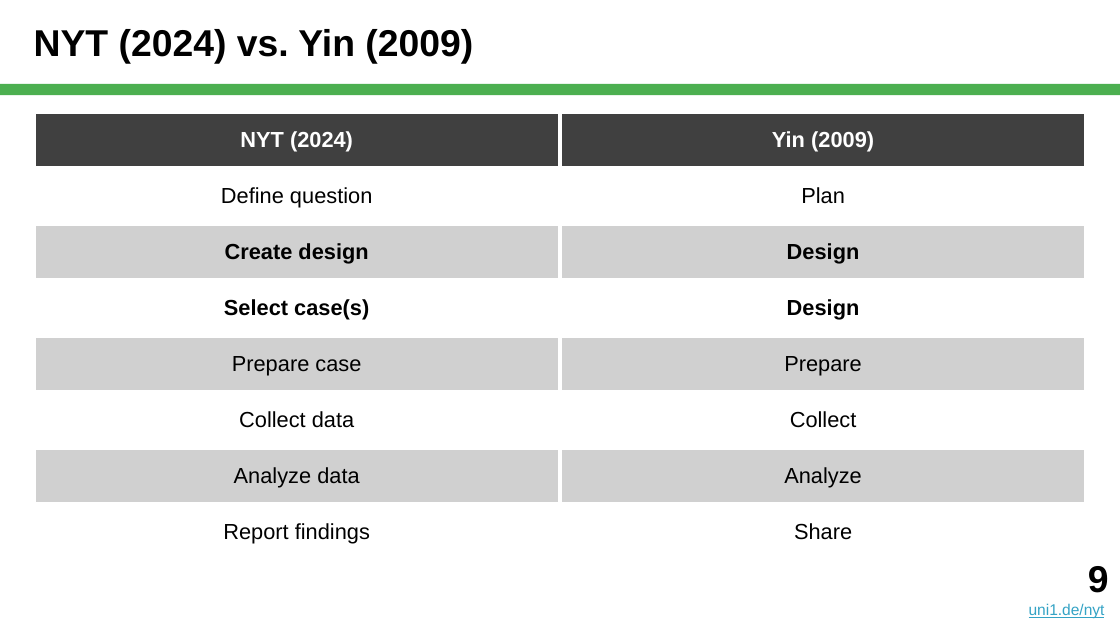
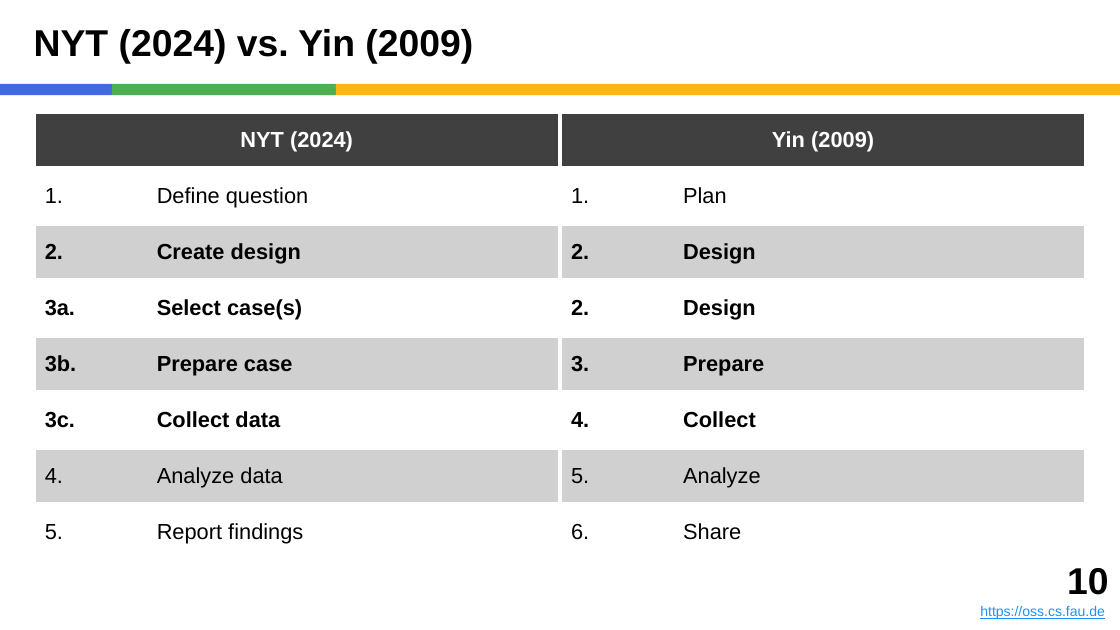
Before and after one commit to dirkriehle/nyt-course, a slide deck: slide 10 of Lecture slides/NYT C05 - Case Study Research.pptx (slide 9 before the commit). Drawn at 1120x630 pixels with LibreOffice and Linux fonts; fonts in the diff are those of the drawing. Boxes give left, top, right and bottom in pixels: in the first picture for what was removed or moved away, otherwise in the second. Text is boxed around its words. In the diff, an @@ line names an element or a change of style, - is before the commit and + after.

```diff
--- a/Lecture slides/NYT C05 - Case Study Research.pptx
+++ b/Lecture slides/NYT C05 - Case Study Research.pptx
@@ rectangle added at (0, 84, 112, 95), fill #4169E1 @@
@@ rectangle added at (112, 84, 336, 95), fill #4CAF50 @@
@@ rectangle: place and size @@
-rectangle at (0, 84, 1120, 95)
+rectangle at (336, 84, 1120, 95)
@@ rectangle at (336, 84, 1120, 95): fill #4CAF50 to #FEB612 @@
@@ table at (34, 112, 1086, 548) @@
-row 2, column 1: Define question
+row 2, column 1: 1. Define question
-row 2, column 2: Plan
+row 2, column 2: 1. Plan
-row 3, column 1: Create design
+row 3, column 1: 2. Create design
-row 3, column 2: Design
+row 3, column 2: 2. Design
-row 4, column 1: Select case(s)
+row 4, column 1: 3a. Select case(s)
-row 4, column 2: Design
+row 4, column 2: 2. Design
-row 5, column 1: Prepare case
+row 5, column 1: 3b. Prepare case
-row 5, column 2: Prepare
+row 5, column 2: 3. Prepare
-row 6, column 1: Collect data
+row 6, column 1: 3c. Collect data
-row 6, column 2: Collect
+row 6, column 2: 4. Collect
-row 7, column 1: Analyze data
+row 7, column 1: 4. Analyze data
-row 7, column 2: Analyze
+row 7, column 2: 5. Analyze
-row 8, column 1: Report findings
+row 8, column 1: 5. Report findings
-row 8, column 2: Share
+row 8, column 2: 6. Share
@@ text added at (980, 568, 1108, 619), 9 pt, text #1E90FF, underline @@
+10
+https://oss.cs.fau.de
@@ text removed at (1029, 566, 1109, 619) @@
-9
-uni1.de/nyt
```
Also in this commit, not shown: 43 other slides changed, 1 slide added, 3 other files.
